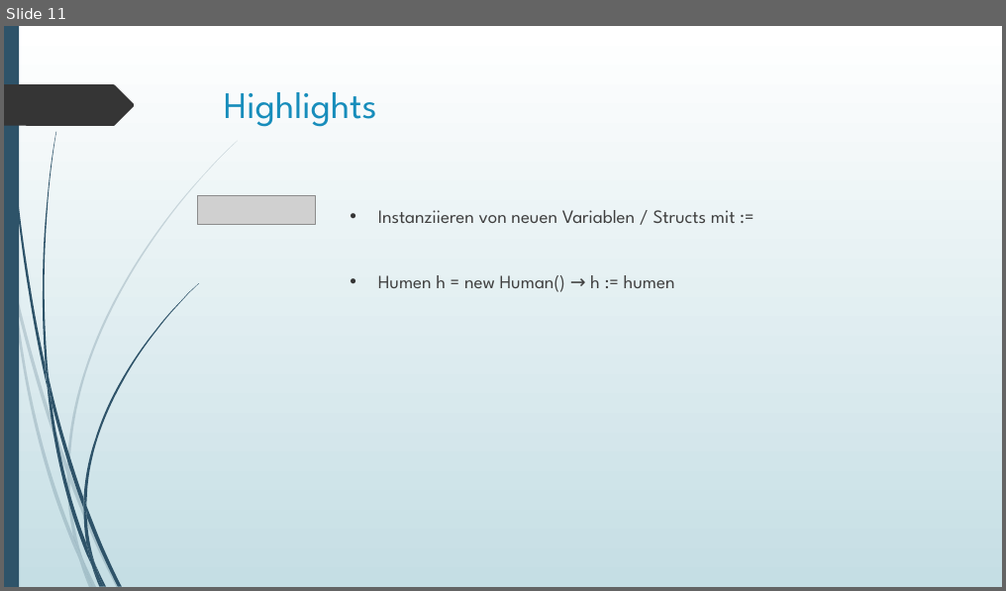
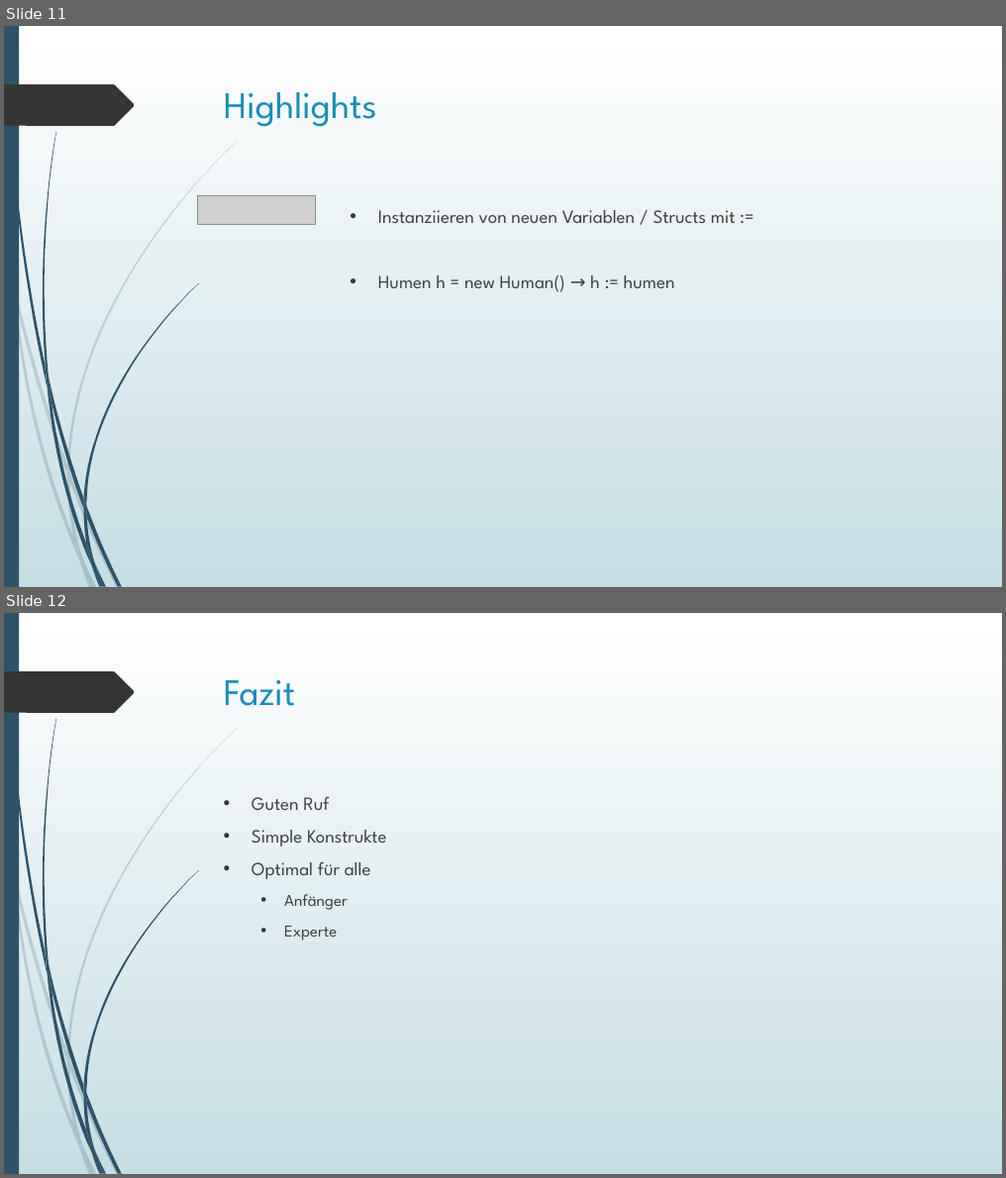
Before and after one commit to Sectan/GolangPCP, a slide deck: Go.pptx. Shown one above the other, each under a label of ours: slide 11 before the commit, slides 11 and 12 after it. The pictures are 1006x591 and 1006x1178 pixels, drawn with LibreOffice and Linux fonts; fonts in the diff are those of the drawing; grey boxes stand for pictures. Boxes give left, top, right and bottom in pixels: in the first picture for what was removed or moved away, otherwise in the second. Text is boxed around its words. In the diff, an @@ line names an element or a change of style, - is before the commit and + after.

Commit message:
Fazit Marvin & Update Slides

```diff
--- a/Go.pptx
+++ b/Go.pptx
@@ slide 12 added at [4,613,1002,1174], background gradient #FFFFFF to #C5DEE5; not listed: 24 template elements that a slide beside it also shows @@
@@ title added at [224,680,295,706], 36 pt, text #178DBB @@
+Fazit
@@ text added at [252,797,387,941], 18 pt, text #404040 @@
+• Guten Ruf
+• Simple Konstrukte
+• Optimal für alle
+  • Anfänger
+  • Experte
```
Also in this commit, not shown: 1 slide changed, 1 other file.
